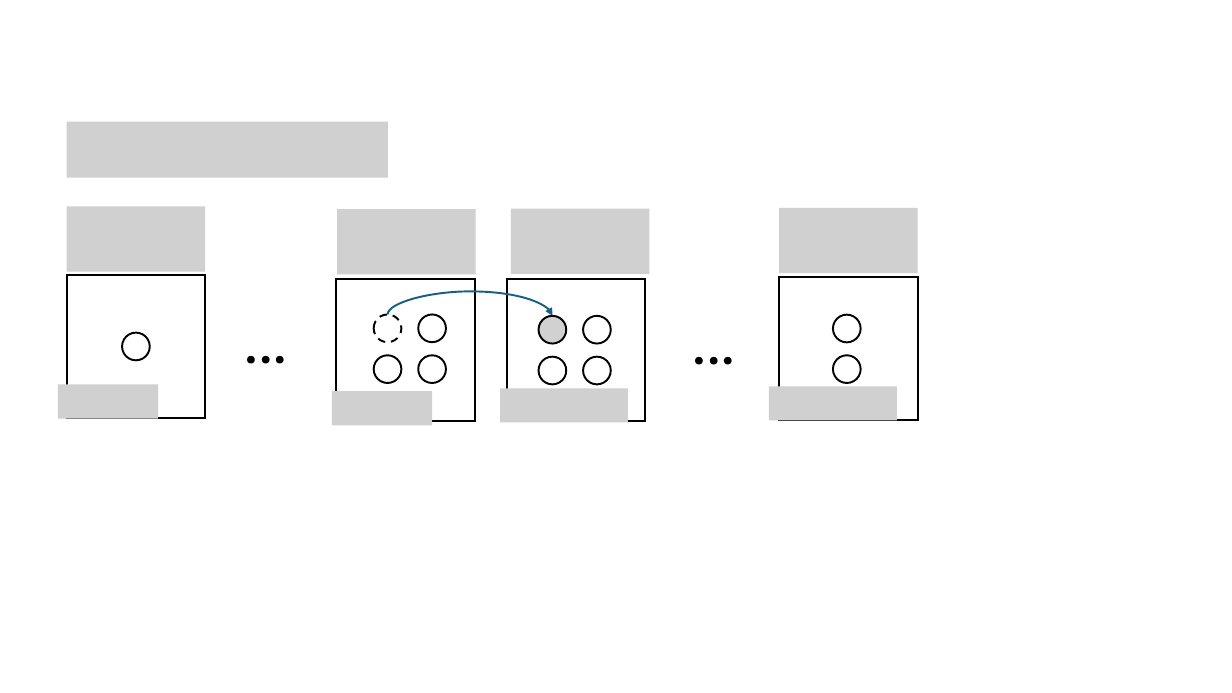
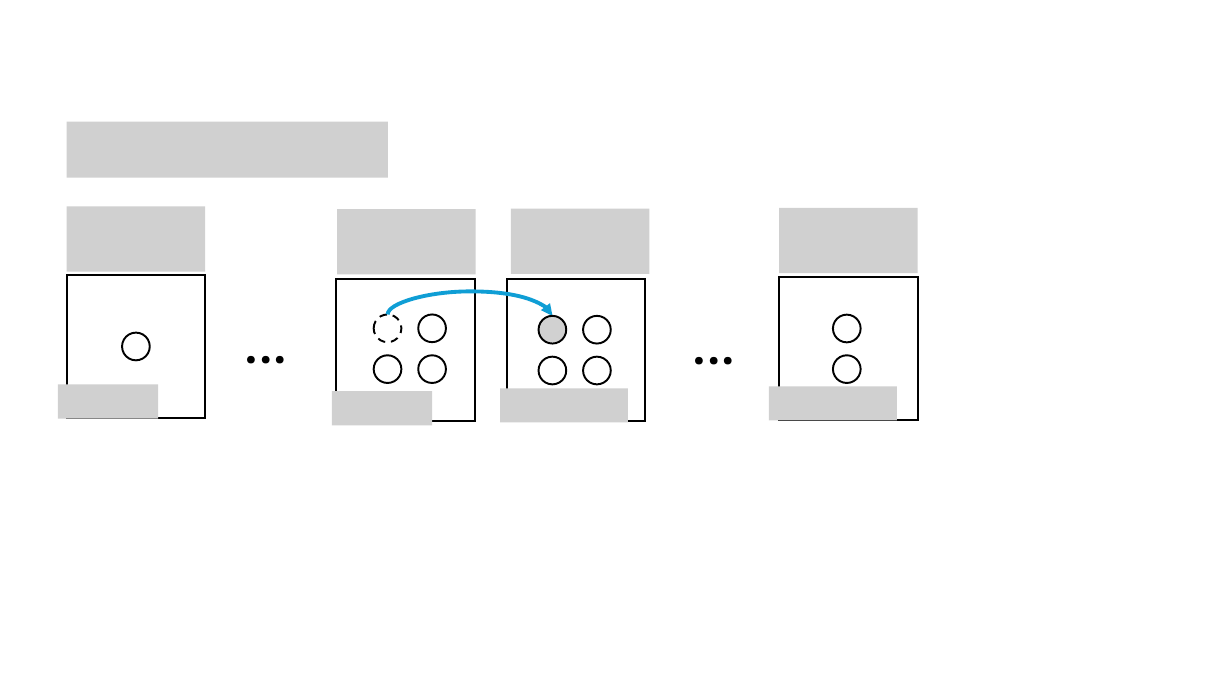
Before and after one commit to lorae/household-size, a slide deck: slide 2 of images-for-proof.pptx. Drawn at 1232x693 pixels with LibreOffice and Linux fonts; fonts in the diff are those of the drawing; grey boxes stand for pictures. Boxes give left, top, right and bottom in pixels: in the first picture for what was removed or moved away, otherwise in the second. Text is boxed around its words. In the diff, an @@ line names an element or a change of style, - is before the commit and + after.

```diff
--- a/images-for-proof.pptx
+++ b/images-for-proof.pptx
@@ curved arrow (387, 314) - (553, 316): stroke #156082 1.5 pt to #0F9ED5 3 pt @@
```
Also in this commit, not shown: 1 slide added, 1 other file.
